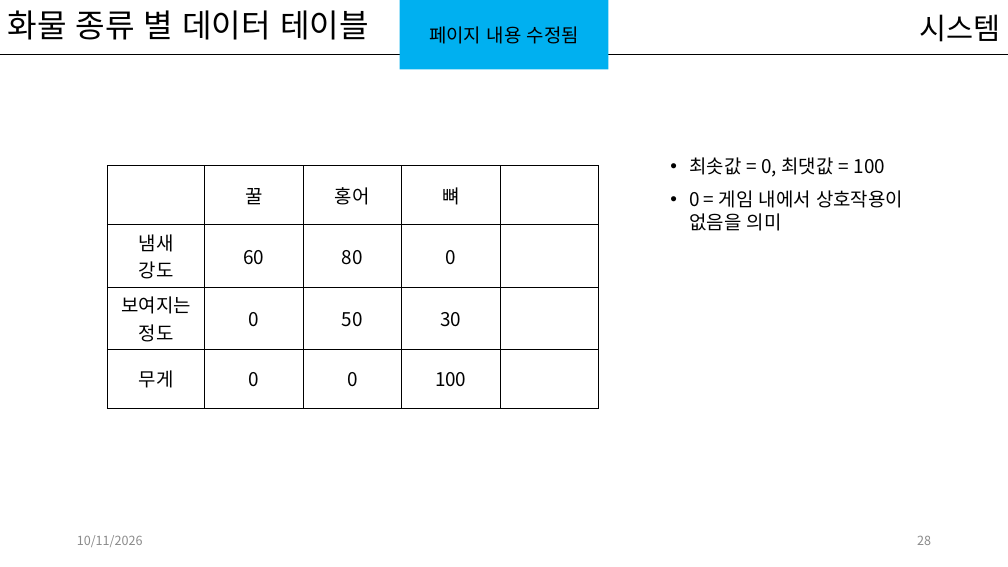
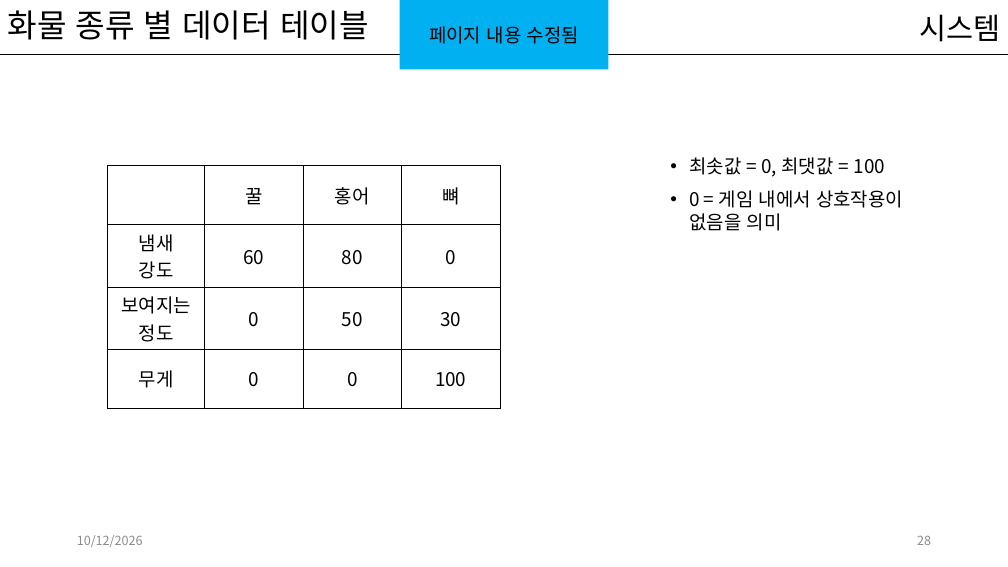
Before and after one commit to kwakyerin/2026_Graduation_Project, a slide deck: slide 28 of documents/HyunahKwon/design/designing/for_teammates/배트와 달트_기획서.pptx. Drawn at 1008x567 pixels with LibreOffice and Linux fonts; fonts in the diff are those of the drawing. Boxes give left, top, right and bottom in pixels: in the first picture for what was removed or moved away, otherwise in the second. Text is boxed around its words. In the diff, an @@ line names an element or a change of style, - is before the commit and + after.

```diff
--- a/documents/HyunahKwon/design/designing/for_teammates/배트와 달트_기획서.pptx
+++ b/documents/HyunahKwon/design/designing/for_teammates/배트와 달트_기획서.pptx
@@ table at bbox=[107, 166, 500, 401] @@
-column 5:  |  |  | 
@@ table: place and size @@
-table at bbox=[107, 166, 598, 401]
+table at bbox=[107, 166, 500, 401]
@@ text at bbox=[77, 535, 143, 547]: text changed @@
-10/11/2026
+10/12/2026
```
Also in this commit, not shown: 32 other slides changed, 1 slide added, 1 other file.
